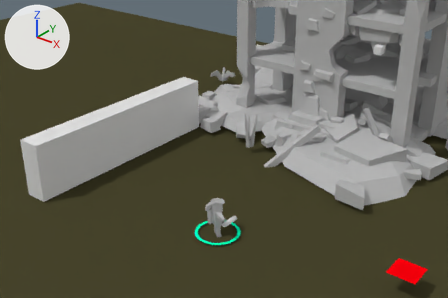
The Blender file main.blend as it was, and as the next commit left it.
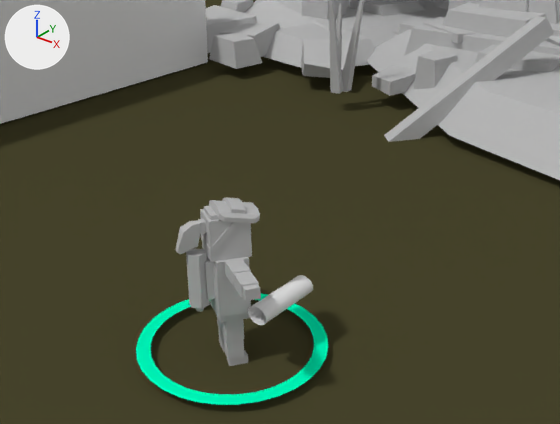
Each version is shown from a camera (50 mm lens) standing at (25.0, -30.48, 26.18) and looking at (-1.03, 2.06, 6.01), then close up from a camera (50 mm lens) standing at (7.99, -8.61, 8.48) and looking at (0.32, 0.98, 2.53). The axes (+X, +Y, +Z) are drawn at upper left. The lights are the same throughout.

Objects in the first close-up: 'Arma', 'Cube.001', 'Ground', 'Mark_Position', 'SA_Bld_Building_Damaged_03', 'SA_Bld_Building_Plants_03', 'SA_Char_Survivor_FemalePyro.001'.
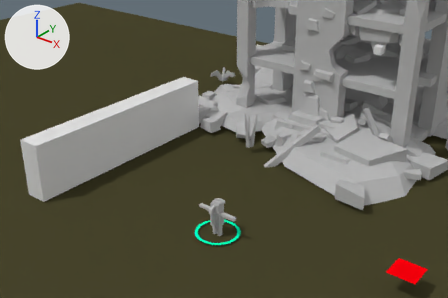
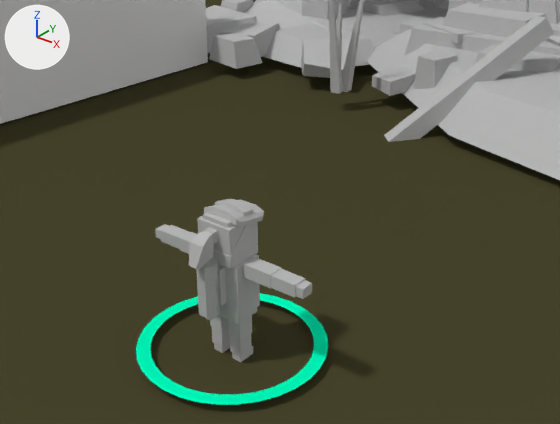
Pixel boxes (x1, y1, x2, y2) of what changed, in the close-ups (560 x 424 px):
'SA_Char_Survivor_FemalePyro.001', moved, turned
    before: (175, 198, 261, 366)
    after: (155, 199, 312, 362)
'Arma', hidden
    before: (248, 275, 313, 325)

What the commit changed:
Object 'SA_Char_Survivor_FemalePyro.001' (ob_sa_char_survivor_femalepyro_001) moves from (0.08, -0.12, -0.05) to (0.03, -0.06, 0.0).
Object 'SA_Char_Survivor_FemalePyro.001' (ob_sa_char_survivor_femalepyro_001) turns from (91, 7.7, 146) to (90, 0, -180) degrees about x, y and z.
Object 'Arma' (ob_arma) moves from (0.629, -0.0539, 0.941) to (0.148, 0.064, 1.36).
Object 'Arma' (ob_arma) is now hidden.
